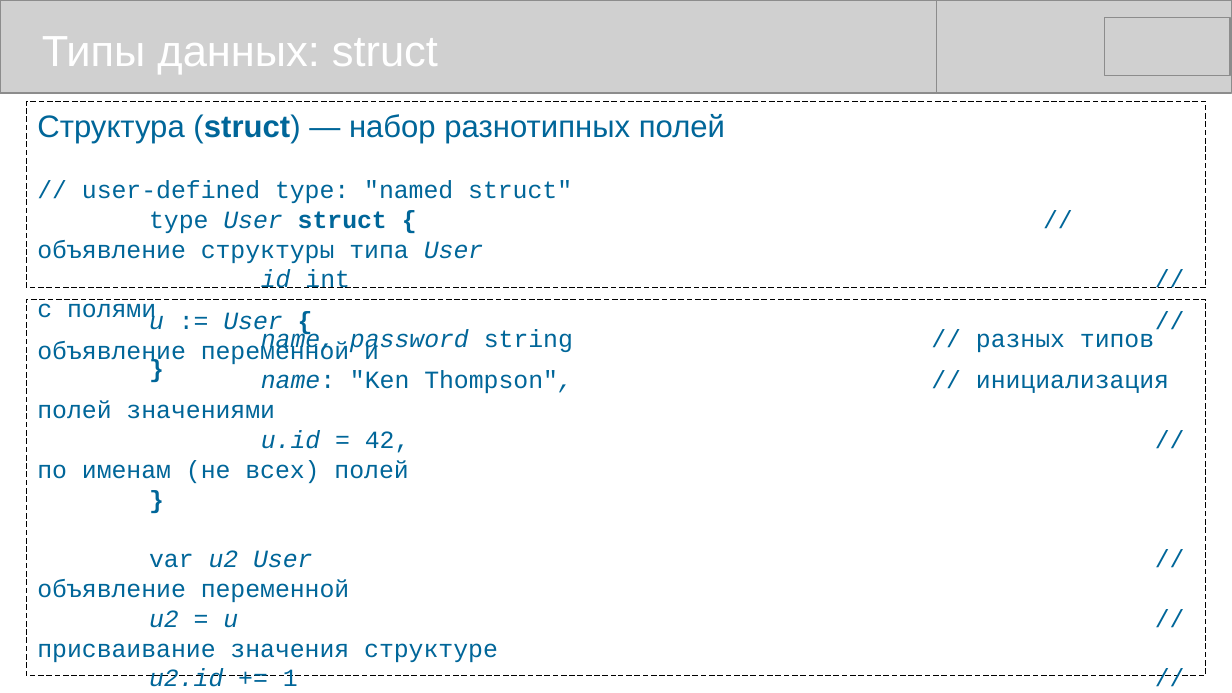
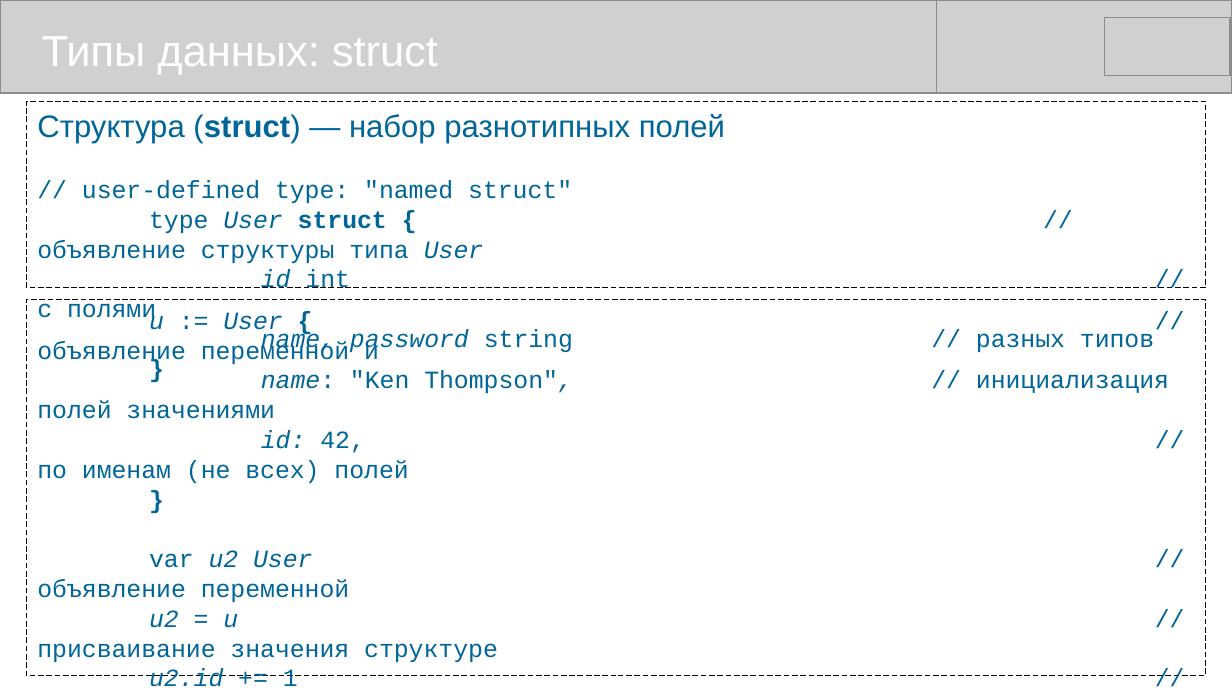
Before and after one commit to mike-shock/Go_language, a slide deck: slide 17 of Go_Preview.odp. Drawn at 1232x693 pixels with LibreOffice and Linux fonts; fonts in the diff are those of the drawing; grey boxes stand for pictures. Boxes give left, top, right and bottom in pixels: in the first picture for what was removed or moved away, otherwise in the second. Text is boxed around its words. In the diff, an @@ line names an element or a change of style, - is before the commit and + after.

```diff
--- a/Go_Preview.odp
+++ b/Go_Preview.odp
@@ text in rectangle at bbox=[37, 430, 408, 483]: text changed @@
-u.id = 42, // по именам (не всех) полей
+id: 42, // по именам (не всех) полей
```
Also in this commit, not shown: 17 other slides changed, 7 other files.
